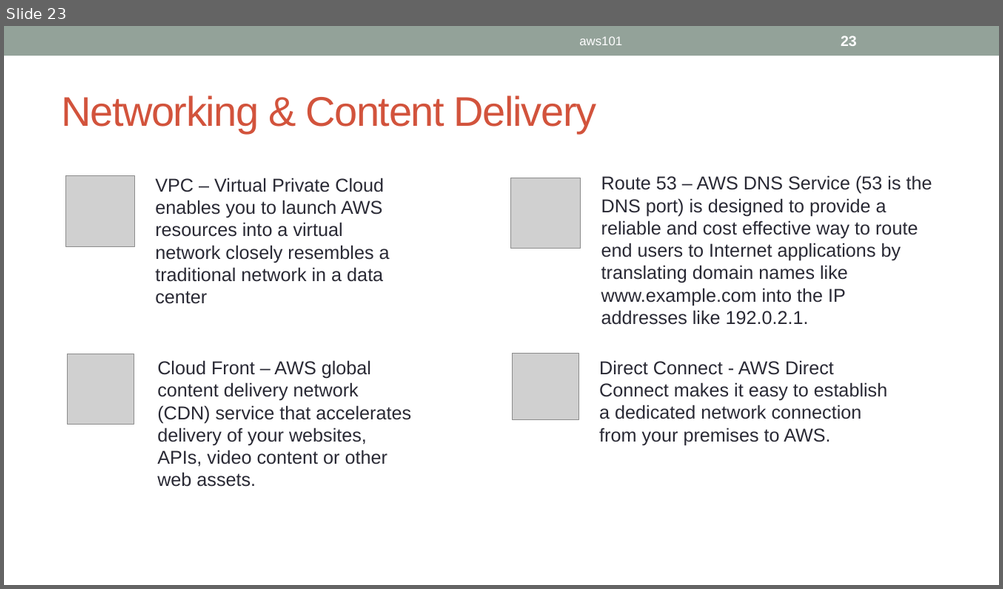
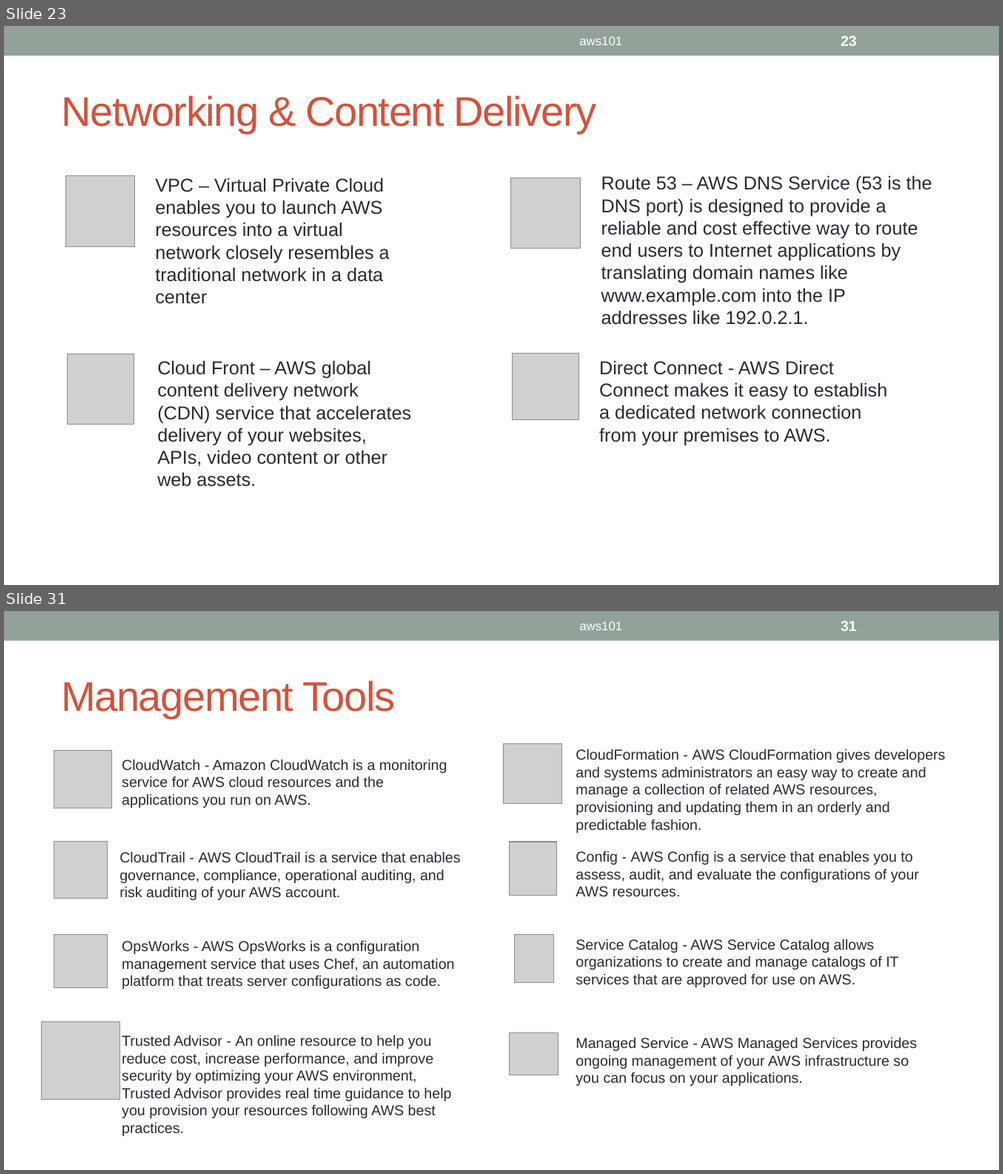
Before and after one commit to ignis01/aws101, a slide deck: aws101.pptx. Shown one above the other, each under a label of ours: slide 23 before the commit, slides 23 and 31 after it; the slides between them are not shown. The pictures are 1003x589 and 1003x1174 pixels, drawn with LibreOffice and Linux fonts; fonts in the diff are those of the drawing; grey boxes stand for pictures. Boxes give left, top, right and bottom in pixels: in the first picture for what was removed or moved away, otherwise in the second. Text is boxed around its words. In the diff, an @@ line names an element or a change of style, - is before the commit and + after.

```diff
--- a/aws101.pptx
+++ b/aws101.pptx
@@ slide 31 added at (x1=4, y1=611, x2=999, y2=1170), background #FFFFFF; not listed: 1 template element that a slide beside it also shows @@
@@ text added at (x1=579, y1=621, x2=622, y2=630), 12 pt, text #FFFFFF @@
+aws101
@@ page number added at (x1=840, y1=621, x2=856, y2=631), 14 pt, text #FFFFFF, bold @@
+31
@@ title added at (x1=61, y1=681, x2=395, y2=718), 40 pt, text #D2533C @@
+Management Tools
@@ picture added at (x1=504, y1=743, x2=561, y2=804) @@
@@ picture added at (x1=54, y1=751, x2=111, y2=808) @@
@@ text added at (x1=122, y1=759, x2=447, y2=808), 14 pt, text #292934 @@
+CloudWatch - Amazon CloudWatch is a monitoring service for AWS cloud resources and the applications you run on AWS.
@@ text added at (x1=575, y1=749, x2=945, y2=833), 14 pt, text #292934 @@
+CloudFormation - AWS CloudFormation gives developers and systems administrators an easy way to create and manage a collection of related AWS resources, provisioning and updating them in an orderly and predictable fashion.
@@ picture added at (x1=54, y1=843, x2=108, y2=899) @@
@@ text added at (x1=119, y1=851, x2=461, y2=900), 14 pt, text #292934 @@
+CloudTrail - AWS CloudTrail is a service that enables governance, compliance, operational auditing, and risk auditing of your AWS account.
@@ picture added at (x1=509, y1=843, x2=556, y2=896) @@
@@ text added at (x1=575, y1=851, x2=919, y2=897), 14 pt, text #292934 @@
+Config - AWS Config is a service that enables you to assess, audit, and evaluate the configurations of your AWS resources.
@@ picture added at (x1=54, y1=935, x2=108, y2=988) @@
@@ text added at (x1=122, y1=940, x2=455, y2=989), 14 pt, text #292934 @@
+OpsWorks - AWS OpsWorks is a configuration management service that uses Chef, an automation platform that treats server configurations as code.
@@ picture added at (x1=515, y1=935, x2=554, y2=982) @@
@@ text added at (x1=575, y1=939, x2=898, y2=988), 14 pt, text #292934 @@
+Service Catalog - AWS Service Catalog allows organizations to create and manage catalogs of IT services that are approved for use on AWS.
@@ picture added at (x1=41, y1=1022, x2=119, y2=1100) @@
@@ text added at (x1=122, y1=1035, x2=451, y2=1136), 14 pt, text #292934 @@
+Trusted Advisor - An online resource to help you reduce cost, increase performance, and improve security by optimizing your AWS environment, Trusted Advisor provides real time guidance to help you provision your resources following AWS best practices.
@@ picture added at (x1=509, y1=1034, x2=558, y2=1076) @@
@@ text added at (x1=575, y1=1037, x2=916, y2=1086), 14 pt, text #292934 @@
+Managed Service - AWS Managed Services provides ongoing management of your AWS infrastructure so you can focus on your applications.
```
Also in this commit, not shown: 2 slides changed, 12 other slides added.
